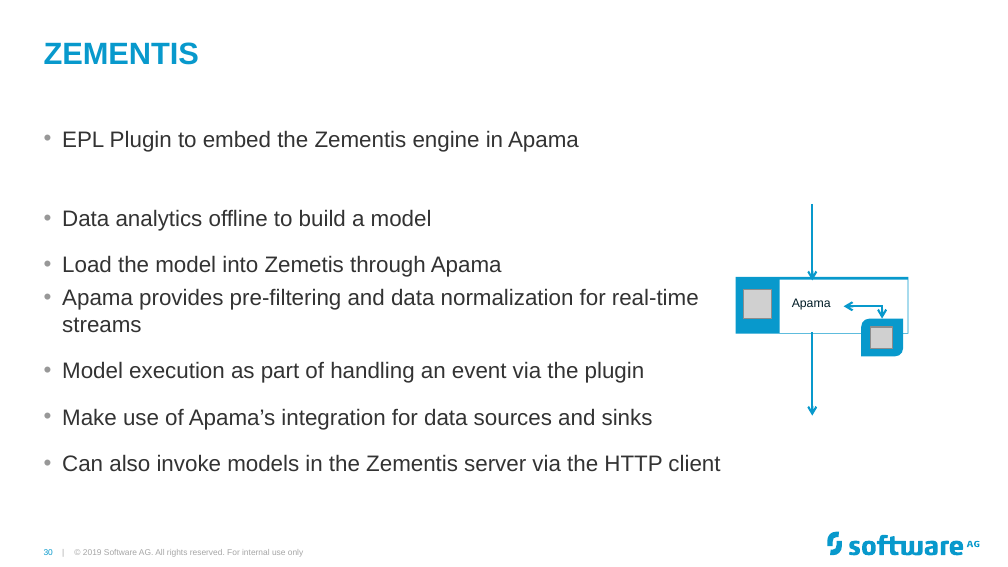
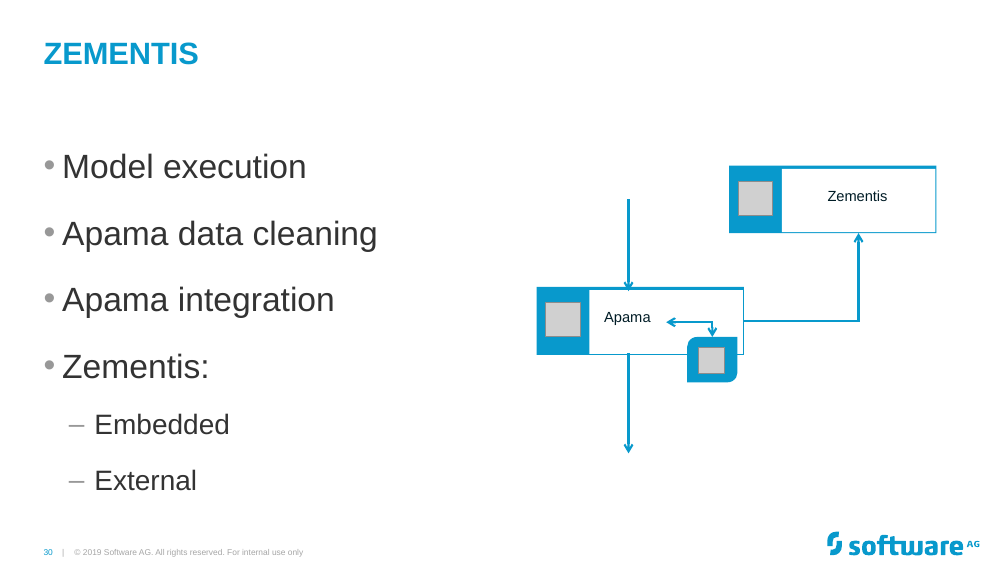
Before and after one commit to Cumulocity-IoT/apama-streaming-analytics-intro-training, a slide deck: slide 30 of Apama GAP Training.pptx. Drawn at 1008x567 pixels with LibreOffice and Linux fonts; fonts in the diff are those of the drawing; grey boxes stand for pictures; background and template pictures are left out. Boxes give left, top, right and bottom in pixels: in the first picture for what was removed or moved away, otherwise in the second. Text is boxed around its words. In the diff, an @@ line names an element or a change of style, - is before the commit and + after.

```diff
--- a/Apama GAP Training.pptx
+++ b/Apama GAP Training.pptx
@@ text at [62, 153, 378, 491]: text changed; size 16 to 24 pt @@
-• EPL Plugin to embed the Zementis engine in Apama
-• Data analytics offline to build a model
-• Load the model into Zemetis through Apama
-• Apama provides pre-filtering and data normalization for real-time streams
-• Model execution as part of handling an event via the plugin
-• Make use of Apama’s integration for data sources and sinks
-• Can also invoke models in the Zementis server via the HTTP client
+• Model execution
+• Apama data cleaning
+• Apama integration
+• Zementis:
+  – Embedded
+  – External
@@ arrow moved from (812, 204) - (812, 280) to (629, 200) - (629, 291) @@
@@ group added at [729, 165, 936, 233]: 2 rectangles, 1 picture, 1 text @@
+Zementis
@@ elbow arrow added from (744, 321) to (859, 233), #0899CC 1.5 pt @@
@@ rectangle: place and size @@
-rectangle at [736, 277, 908, 334]
+rectangle at [536, 287, 744, 355]
@@ rectangle: place and size @@
-rectangle at [779, 279, 907, 333]
+rectangle at [590, 290, 743, 354]
@@ text "Apama": place and size @@
-text "Apama" at [792, 298, 831, 310]
+text "Apama" at [604, 312, 651, 325]
@@ text "Apama" at [604, 312, 651, 325]: size 8.8 to 10.6 pt @@
@@ picture: place and size @@
-picture at [743, 290, 772, 320]
+picture at [545, 302, 580, 337]
@@ elbow double arrow moved from (844, 306) - (882, 319) to (666, 323) - (713, 337) @@
@@ arrow moved from (812, 333) - (812, 415) to (629, 354) - (629, 454) @@
@@ round diag rect: place and size @@
-round diag rect at [861, 319, 903, 357]
+round diag rect at [687, 337, 738, 382]
@@ picture: place and size @@
-picture at [871, 327, 892, 349]
+picture at [699, 347, 725, 373]
```
Also in this commit, not shown: 20 other slides changed, 2 slides added.
